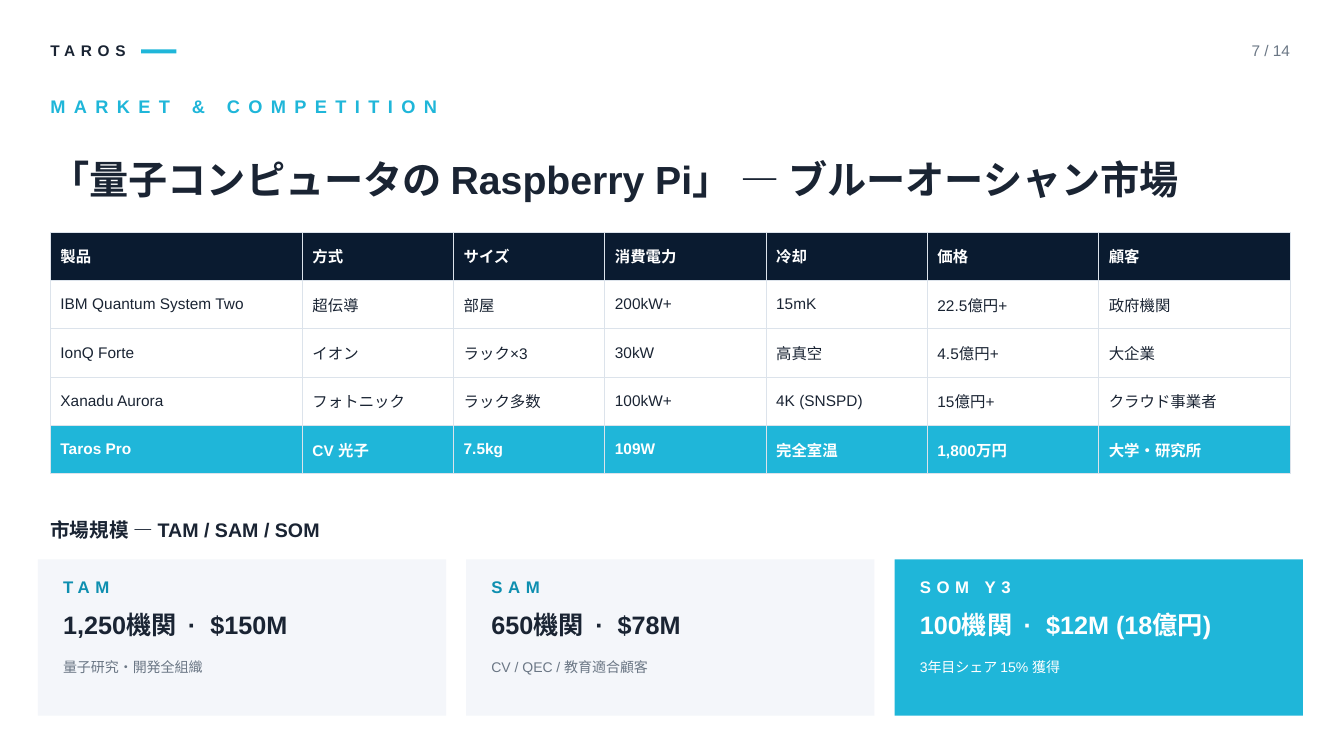
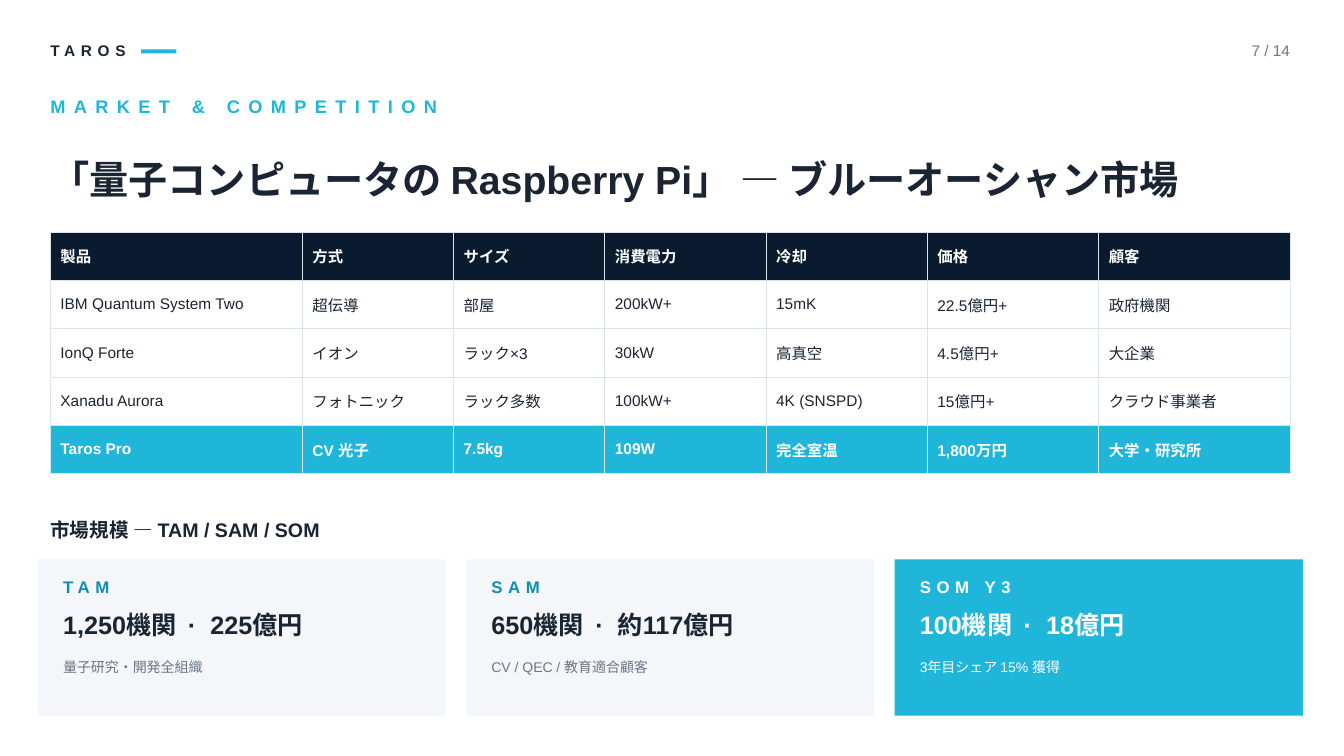
Before and after one commit to TomohiroTani28/Taros, a slide deck: slide 7 of assets/TAROS_Investor_Pitch_Revised.pptx. Drawn at 1344x756 pixels with LibreOffice and Linux fonts; fonts in the diff are those of the drawing. Boxes give left, top, right and bottom in pixels: in the first picture for what was removed or moved away, otherwise in the second. Text is boxed around its words. In the diff, an @@ line names an element or a change of style, - is before the commit and + after.

```diff
--- a/assets/TAROS_Investor_Pitch_Revised.pptx
+++ b/assets/TAROS_Investor_Pitch_Revised.pptx
@@ text at bbox=[63, 614, 302, 638]: text changed @@
-1,250機関 · $150M
+1,250機関 · 225億円
@@ text at bbox=[491, 612, 734, 640]: text changed @@
-650機関 · $78M
+650機関 · 約117億円
@@ text at bbox=[920, 614, 1124, 636]: text changed @@
-100機関 · $12M (18億円)
+100機関 · 18億円
```
Also in this commit, not shown: 8 other slides changed, 32 other files.
